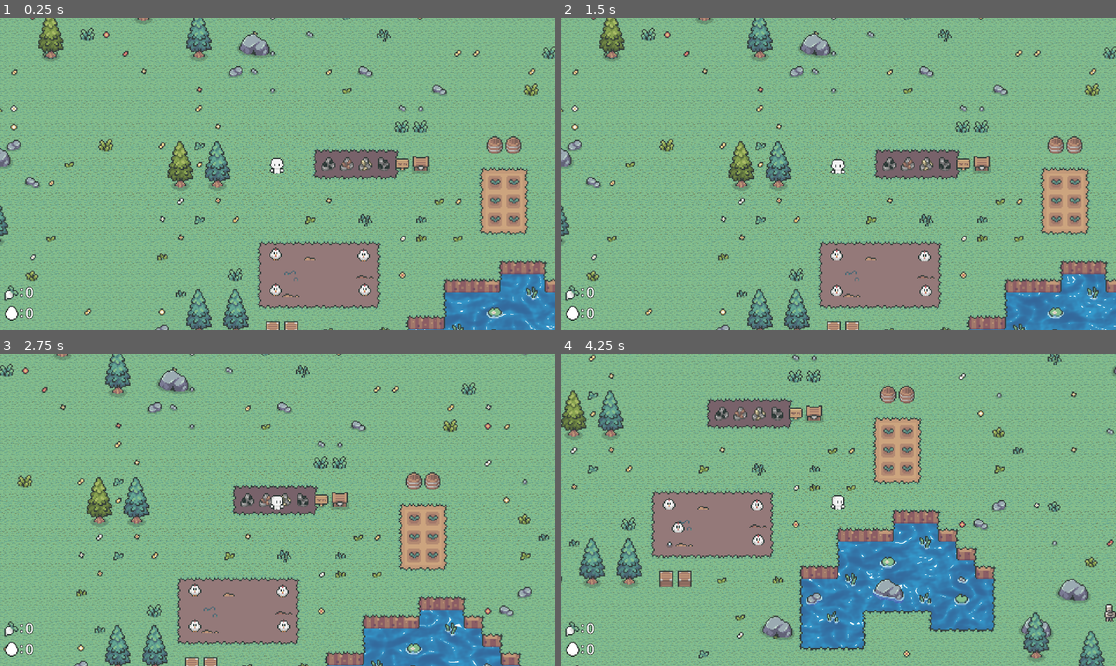
Above: before the commit, frames 1-4 (two rows, left to right).
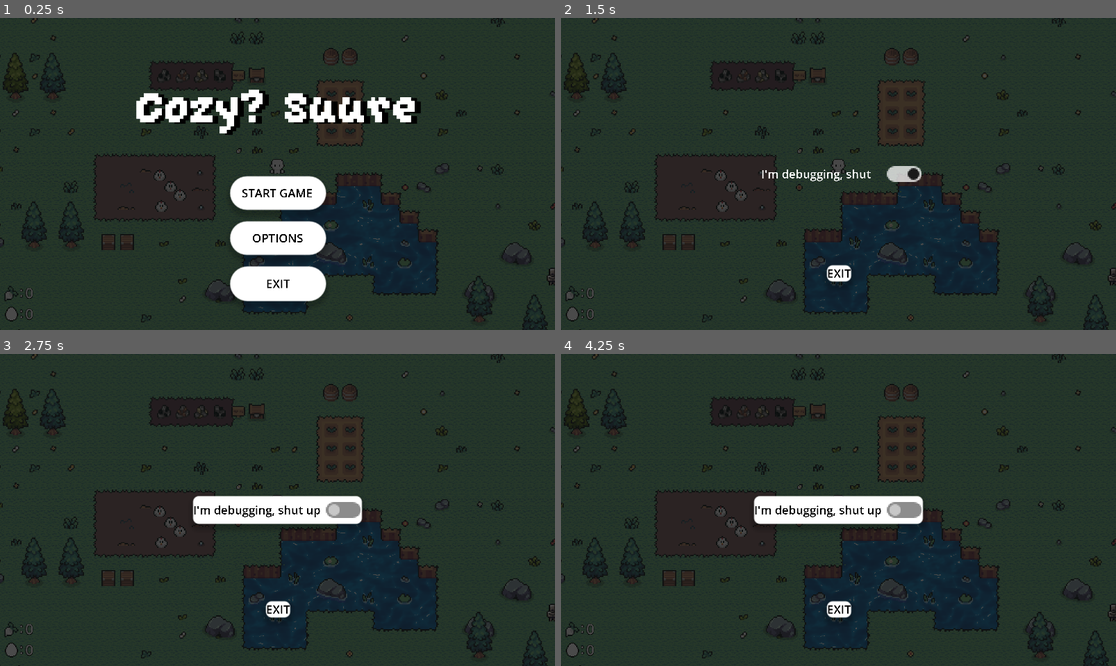
Above: after the commit, the same moments.

Repository: Lord-of-Madness/GameJam2024
Game: Godot game, scene res://Scenes/main_menu.tscn
Two runs of this game, one before a commit and one after it. Both use one fixed random seed, a clock stepped at 60 frames per second and the inputs below. Before the commit the project starts from res://Scenes/main_game.tscn. The engine's default icon, where the game draws it, is replaced by a stand-in: a white triangle on a blue panel in a dark square.
Inputs (mouse positions are in pixels of both pictures, inside the frame that each line leads up to):
- Up to frame 1 (0.25 s): no input
- Up to frame 2 (1.5 s): click (838, 239) at 0.5 s, where only the run after the commit has a clickable "OPTIONS"; click (838, 174) at 1.25 s, where only the run after the commit has a clickable "I'm debugging, shut up"
- Up to frame 3 (2.75 s): tap Enter at 2 s; move the mouse to (399, 494) at 2.02 s; hold D (right) from 2.03 s (still down); hold Right mouse button (Aim) from 2.03 s (still down); click (399, 494) at 2.17 s
- Up to frame 4 (4.25 s): move the mouse to (727, 525) at 2.77 s; release D (right) at 2.78 s; release Right mouse button (Aim) at 2.78 s; hold S (down) 2.78-3.53 s; click (727, 525) at 2.85 s; move the mouse to (894, 441) at 3.52 s; hold D (right) from 3.53 s (still down); hold E (interact) from 3.53 s (still down)

The runs differ from the first frame. In frame 1, 98% of the frame differs, in the area x 0-100%, y 0-100%; in frame 2, 98%; in frame 3, 99%; in frame 4, 99%.

Commit message:
main menu + options menu + changed background music to autoload manager

Diff:
--- a/Scenes/Menu.tscn
+++ /dev/null
@@ -1,64 +0,0 @@
-[gd_scene format=3 uid="uid://biduocxnqdvun"]
-
-[node name="Node" type="Node"]
-
-[node name="Map" type="Node2D" parent="."]
-
-[node name="Control" type="Control" parent="."]
-layout_mode = 3
-anchors_preset = 15
-anchor_right = 1.0
-anchor_bottom = 1.0
-grow_horizontal = 2
-grow_vertical = 2
-
-[node name="MainMenu" type="Control" parent="Control"]
-layout_mode = 1
-anchors_preset = 15
-anchor_right = 1.0
-anchor_bottom = 1.0
-grow_horizontal = 2
-grow_vertical = 2
-
-[node name="ButtonCampaign" type="Button" parent="Control/MainMenu"]
-layout_mode = 0
-anchor_left = 0.1
-anchor_top = 0.229667
-anchor_right = 0.4
-anchor_bottom = 0.38
-text = "Campaign"
-
-[node name="ButtonChapters" type="Button" parent="Control/MainMenu"]
-layout_mode = 1
-anchors_preset = -1
-anchor_left = 0.1
-anchor_top = 0.411
-anchor_right = 0.4
-anchor_bottom = 0.55
-text = "Chapters"
-
-[node name="ButtonSettings" type="Button" parent="Control/MainMenu"]
-layout_mode = 1
-anchors_preset = -1
-anchor_left = 0.1
-anchor_top = 0.591
-anchor_right = 0.4
-anchor_bottom = 0.727
-text = "Settings"
-
-[node name="ButtonExit" type="Button" parent="Control/MainMenu"]
-layout_mode = 1
-anchors_preset = -1
-anchor_left = 0.1
-anchor_top = 0.817
-anchor_right = 0.4
-anchor_bottom = 0.95
-text = "Exit Game"
-
-[node name="Label" type="Label" parent="Control/MainMenu"]
-layout_mode = 0
-anchor_left = 0.75
-anchor_top = 0.9
-anchor_right = 0.976563
-anchor_bottom = 0.968333
-text = "v_0.0.1"
--- /dev/null
+++ b/Scenes/Options_menu.tscn
@@ -0,0 +1,143 @@
+[gd_scene load_steps=12 format=3 uid="uid://cq63i5swnbhmh"]
+
+[ext_resource type="Texture2D" uid="uid://ciwjaxcwbc8sb" path="res://Art/menu_background1.png" id="1_3p160"]
+[ext_resource type="Script" path="res://Scenes/options_menu.gd" id="1_jt3io"]
+
+[sub_resource type="StyleBoxTexture" id="StyleBoxTexture_i7qqk"]
+texture = ExtResource("1_3p160")
+modulate_color = Color(0.290196, 0.290196, 0.290196, 1)
+
+[sub_resource type="StyleBoxEmpty" id="StyleBoxEmpty_ounrd"]
+
+[sub_resource type="StyleBoxFlat" id="StyleBoxFlat_aksjy"]
+bg_color = Color(0.721569, 0.721569, 0.721569, 1)
+corner_radius_top_left = 5
+corner_radius_top_right = 5
+corner_radius_bottom_right = 5
+corner_radius_bottom_left = 5
+shadow_color = Color(0, 0, 0, 0.203922)
+shadow_size = 5
+shadow_offset = Vector2(0, 3.41)
+
+[sub_resource type="StyleBoxFlat" id="StyleBoxFlat_msnv7"]
+bg_color = Color(0.45098, 0.45098, 0.45098, 1)
+corner_radius_top_left = 5
+corner_radius_top_right = 5
+corner_radius_bottom_right = 5
+corner_radius_bottom_left = 5
+shadow_color = Color(0, 0, 0, 0.203922)
+shadow_size = 5
+shadow_offset = Vector2(0, 3.41)
+
+[sub_resource type="StyleBoxFlat" id="StyleBoxFlat_5qfhh"]
+bg_color = Color(1, 1, 1, 1)
+corner_radius_top_left = 5
+corner_radius_top_right = 5
+corner_radius_bottom_right = 5
+corner_radius_bottom_left = 5
+shadow_color = Color(0, 0, 0, 0.203922)
+shadow_size = 5
+shadow_offset = Vector2(0, 3.41)
+
+[sub_resource type="StyleBoxEmpty" id="StyleBoxEmpty_2txnr"]
+
+[sub_resource type="StyleBoxFlat" id="StyleBoxFlat_uoyqj"]
+bg_color = Color(0.720467, 0.720468, 0.720467, 1)
+corner_radius_top_left = 16
+corner_radius_top_right = 16
+corner_radius_bottom_right = 16
+corner_radius_bottom_left = 16
+shadow_color = Color(0, 0, 0, 0.203922)
+shadow_size = 5
+shadow_offset = Vector2(0, 3.41)
+
+[sub_resource type="StyleBoxFlat" id="StyleBoxFlat_4cnhb"]
+bg_color = Color(0.450648, 0.450648, 0.450648, 1)
+corner_radius_top_left = 16
+corner_radius_top_right = 16
+corner_radius_bottom_right = 16
+corner_radius_bottom_left = 16
+shadow_color = Color(0, 0, 0, 0.203922)
+shadow_size = 5
+shadow_offset = Vector2(0, 3.41)
+
+[sub_resource type="StyleBoxFlat" id="StyleBoxFlat_c71y6"]
+bg_color = Color(1, 1, 1, 1)
+corner_radius_top_left = 5
+corner_radius_top_right = 5
+corner_radius_bottom_right = 5
+corner_radius_bottom_left = 5
+shadow_color = Color(0, 0, 0, 0.203922)
+shadow_size = 5
+shadow_offset = Vector2(0, 3.41)
+
+[node name="OptionsMenu" type="Control"]
+layout_mode = 3
+anchors_preset = 15
+anchor_right = 1.0
+anchor_bottom = 1.0
+grow_horizontal = 2
+grow_vertical = 2
+script = ExtResource("1_jt3io")
+
+[node name="Panel" type="Panel" parent="."]
+layout_mode = 1
+anchors_preset = 15
+anchor_right = 1.0
+anchor_bottom = 1.0
+grow_horizontal = 2
+grow_vertical = 2
+theme_override_styles/panel = SubResource("StyleBoxTexture_i7qqk")
+
+[node name="CheckButton" type="CheckButton" parent="."]
+layout_mode = 1
+anchors_preset = 8
+anchor_left = 0.5
+anchor_top = 0.5
+anchor_right = 0.5
+anchor_bottom = 0.5
+offset_left = -73.0
+offset_top = -12.0
+offset_right = 73.0
+offset_bottom = 12.0
+grow_horizontal = 2
+grow_vertical = 2
+theme_override_colors/font_hover_color = Color(0, 0, 0, 1)
+theme_override_colors/font_pressed_color = Color(0, 0, 0, 1)
+theme_override_colors/font_focus_color = Color(0, 0, 0, 1)
+theme_override_colors/font_color = Color(0, 0, 0, 1)
+theme_override_font_sizes/font_size = 10
+theme_override_styles/focus = SubResource("StyleBoxEmpty_ounrd")
+theme_override_styles/hover = SubResource("StyleBoxFlat_aksjy")
+theme_override_styles/pressed = SubResource("StyleBoxFlat_msnv7")
+theme_override_styles/normal = SubResource("StyleBoxFlat_5qfhh")
+text = "I'm debugging, shut up"
+
+[node name="Button3" type="Button" parent="."]
+layout_mode = 1
+anchors_preset = 8
+anchor_left = 0.5
+anchor_top = 0.5
+anchor_right = 0.5
+anchor_bottom = 0.5
+offset_left = -10.5
+offset_top = 79.0
+offset_right = 10.5
+offset_bottom = 93.0
+grow_horizontal = 2
+grow_vertical = 2
+size_flags_vertical = 3
+theme_override_colors/font_hover_color = Color(0, 0, 0, 1)
+theme_override_colors/font_pressed_color = Color(0, 0, 0, 1)
+theme_override_colors/font_focus_color = Color(0, 0, 0, 1)
+theme_override_colors/font_color = Color(0, 0, 0, 1)
+theme_override_font_sizes/font_size = 10
+theme_override_styles/focus = SubResource("StyleBoxEmpty_2txnr")
+theme_override_styles/hover = SubResource("StyleBoxFlat_uoyqj")
+theme_override_styles/pressed = SubResource("StyleBoxFlat_4cnhb")
+theme_override_styles/normal = SubResource("StyleBoxFlat_c71y6")
+text = "EXIT"
+
+[connection signal="pressed" from="CheckButton" to="." method="_on_check_button_pressed"]
+[connection signal="toggled" from="CheckButton" to="." method="_on_check_button_toggled"]
+[connection signal="pressed" from="Button3" to="." method="_on_button_3_pressed"]
--- a/Scenes/main_game.gd
+++ b/Scenes/main_game.gd
@@ -5,9 +5,6 @@
 @onready var time:Timer = $Timer
 @export var daylenght = 10
 @export var nigthlenght = 10
-@onready var nighttheme = $NightStreamPlayer
-@onready var daytheme = $DayStreamPlayer
-@export var shutupIamDebugging = false
 
 @onready var grassShader:Shader = preload("res://Scenes/Grass.gdshader")
 @onready var bloodgrassShader:Shader = preload("res://Shaders/BloodGrass.gdshader")
@@ -27,20 +24,11 @@
 	time.wait_time = daylenght
 	time.timeout.connect(swapCycle)
 	time.start()
-	if not shutupIamDebugging:
-		daytheme.play()
 
 func revive_player():
 	%BaseCharacter.position = $SpawnPoint.position
 
 func night_begins():
-	if not shutupIamDebugging:
-		var tween = create_tween()
-		tween.tween_property(daytheme,"volume_db",-20,1)
-		tween.tween_callback(func():
-			daytheme.stop()
-			nighttheme.play())
-		tween.tween_property(nighttheme,"volume_db",0,1)
 	var twenn = create_tween()
 	twenn.tween_property(Progress,"offset_top",7,1.5)
 	twenn.parallel()
@@ -53,14 +41,6 @@
 
 
 func day_begins():
-	if not shutupIamDebugging:
-		var tween = create_tween()
-		tween.tween_property(nighttheme,"volume_db",-20,1)
-		tween.tween_callback(func():
-			nighttheme.stop()
-			daytheme.play())
-		tween.tween_property(daytheme,"volume_db",0,1)
-
 	var twenn = create_tween()
 	twenn.tween_property(Progress,"offset_top",-37,1.5)
 	twenn.parallel()
@@ -72,6 +52,7 @@
 
 func swapCycle():
 	get_node("CanvasLayer/Control/CycleAnnouncement").change_text(!day)
+	MusicManager.swap_music(day)
 	if day:
 		day = false
 		night_begins()
--- a/Scenes/main_game.tscn
+++ b/Scenes/main_game.tscn
@@ -6,15 +6,12 @@
 [ext_resource type="PackedScene" uid="uid://dq6udp3vcaey" path="res://Scenes/UI/UI.tscn" id="7_sy8uy"]
 [ext_resource type="PackedScene" uid="uid://bwbscfbgtifl4" path="res://Characters/Base_character.tscn" id="9_kdaui"]
 [ext_resource type="PackedScene" uid="uid://dllvdr44qyxyh" path="res://Scenes/Dark.tscn" id="9_ryj1b"]
-[ext_resource type="AudioStream" uid="uid://sorb7g8ybcy6" path="res://Art/Music/Night-theme.mp3" id="10_4m1tr"]
 [ext_resource type="PackedScene" uid="uid://dxgi03e2xappr" path="res://Scenes/chicken_area.tscn" id="10_pp1n8"]
-[ext_resource type="AudioStream" uid="uid://da7x66qerfu3a" path="res://Art/Music/Day-theme.mp3" id="11_gexmh"]
 [ext_resource type="PackedScene" uid="uid://dbhjsvqgn4mg2" path="res://Scenes/Crop.tscn" id="14_1rs3x"]
 
 [node name="Main game" type="Node2D"]
 y_sort_enabled = true
 script = ExtResource("1_4f8sh")
-shutupIamDebugging = true
 
 [node name="Map" parent="." instance=ExtResource("1_a3im0")]
 position = Vector2(109, 44)
@@ -35,12 +32,6 @@
 
 [node name="BaseCharacter" parent="." groups=["Player"] instance=ExtResource("9_kdaui")]
 unique_name_in_owner = true
-
-[node name="NightStreamPlayer" type="AudioStreamPlayer" parent="."]
-stream = ExtResource("10_4m1tr")
-
-[node name="DayStreamPlayer" type="AudioStreamPlayer" parent="."]
-stream = ExtResource("11_gexmh")
 
 [node name="CanvasLayer" parent="." instance=ExtResource("7_sy8uy")]
 
--- /dev/null
+++ b/Scenes/main_menu.gd
@@ -0,0 +1,13 @@
+extends Control
+
+
+func _on_start_pressed() -> void:
+	get_tree().change_scene_to_file("res://Scenes/main_game.tscn")
+
+
+func _on_options_pressed() -> void:
+	get_tree().change_scene_to_file("res://Scenes/Options_menu.tscn")
+
+
+func _on_exit_pressed() -> void:
+	get_tree().quit()
--- /dev/null
+++ b/Scenes/main_menu.tscn
@@ -0,0 +1,141 @@
+[gd_scene load_steps=9 format=3 uid="uid://dc68wcwpvvklx"]
+
+[ext_resource type="Script" path="res://Scenes/main_menu.gd" id="1_1ivny"]
+[ext_resource type="Texture2D" uid="uid://ciwjaxcwbc8sb" path="res://Art/menu_background1.png" id="1_ya4ks"]
+[ext_resource type="FontFile" uid="uid://byiekv3l2w3lw" path="res://Art/Fonts/GrapeSoda.ttf" id="2_i71uw"]
+
+[sub_resource type="StyleBoxTexture" id="StyleBoxTexture_pdj8m"]
+texture = ExtResource("1_ya4ks")
+modulate_color = Color(0.288518, 0.288518, 0.288518, 1)
+
+[sub_resource type="StyleBoxEmpty" id="StyleBoxEmpty_yio37"]
+
+[sub_resource type="StyleBoxFlat" id="StyleBoxFlat_ak1vb"]
+bg_color = Color(0.720467, 0.720468, 0.720467, 1)
+corner_radius_top_left = 16
+corner_radius_top_right = 16
+corner_radius_bottom_right = 16
+corner_radius_bottom_left = 16
+shadow_color = Color(0, 0, 0, 0.203922)
+shadow_size = 5
+shadow_offset = Vector2(0, 3.41)
+
+[sub_resource type="StyleBoxFlat" id="StyleBoxFlat_sqshh"]
+bg_color = Color(0.450648, 0.450648, 0.450648, 1)
+corner_radius_top_left = 16
+corner_radius_top_right = 16
+corner_radius_bottom_right = 16
+corner_radius_bottom_left = 16
+shadow_color = Color(0, 0, 0, 0.203922)
+shadow_size = 5
+shadow_offset = Vector2(0, 3.41)
+
+[sub_resource type="StyleBoxFlat" id="StyleBoxFlat_xca8m"]
+bg_color = Color(1, 1, 1, 1)
+corner_radius_top_left = 16
+corner_radius_top_right = 16
+corner_radius_bottom_right = 16
+corner_radius_bottom_left = 16
+shadow_color = Color(0, 0, 0, 0.203922)
+shadow_size = 5
+shadow_offset = Vector2(0, 3.41)
+
+[node name="MainMenu" type="Control"]
+layout_mode = 3
+anchors_preset = 15
+anchor_right = 1.0
+anchor_bottom = 1.0
+grow_horizontal = 2
+grow_vertical = 2
+script = ExtResource("1_1ivny")
+
+[node name="Panel" type="Panel" parent="."]
+layout_mode = 1
+anchors_preset = 15
+anchor_right = 1.0
+anchor_bottom = 1.0
+grow_horizontal = 2
+grow_vertical = 2
+theme_override_styles/panel = SubResource("StyleBoxTexture_pdj8m")
+
+[node name="VBoxContainer" type="VBoxContainer" parent="."]
+layout_mode = 1
+anchors_preset = 8
+anchor_left = 0.5
+anchor_top = 0.5
+anchor_right = 0.5
+anchor_bottom = 0.5
+offset_left = -41.0
+offset_top = 2.0
+offset_right = 42.0
+offset_bottom = 110.0
+grow_horizontal = 2
+grow_vertical = 2
+theme_override_constants/separation = 10
+
+[node name="Button" type="Button" parent="VBoxContainer"]
+layout_mode = 2
+size_flags_vertical = 3
+theme_override_colors/font_hover_color = Color(0, 0, 0, 1)
+theme_override_colors/font_pressed_color = Color(0, 0, 0, 1)
+theme_override_colors/font_focus_color = Color(0, 0, 0, 1)
+theme_override_colors/font_color = Color(0, 0, 0, 1)
+theme_override_font_sizes/font_size = 10
+theme_override_styles/focus = SubResource("StyleBoxEmpty_yio37")
+theme_override_styles/hover = SubResource("StyleBoxFlat_ak1vb")
+theme_override_styles/pressed = SubResource("StyleBoxFlat_sqshh")
+theme_override_styles/normal = SubResource("StyleBoxFlat_xca8m")
+text = "START GAME"
+
+[node name="Button2" type="Button" parent="VBoxContainer"]
+layout_mode = 2
+size_flags_vertical = 3
+theme_override_colors/font_hover_color = Color(0, 0, 0, 1)
+theme_override_colors/font_pressed_color = Color(0, 0, 0, 1)
+theme_override_colors/font_focus_color = Color(0, 0, 0, 1)
+theme_override_colors/font_color = Color(0, 0, 0, 1)
+theme_override_font_sizes/font_size = 10
+theme_override_styles/focus = SubResource("StyleBoxEmpty_yio37")
+theme_override_styles/hover = SubResource("StyleBoxFlat_ak1vb")
+theme_override_styles/pressed = SubResource("StyleBoxFlat_sqshh")
+theme_override_styles/normal = SubResource("StyleBoxFlat_xca8m")
+text = "OPTIONS"
+
+[node name="Button3" type="Button" parent="VBoxContainer"]
+layout_mode = 2
+size_flags_vertical = 3
+theme_override_colors/font_hover_color = Color(0, 0, 0, 1)
+theme_override_colors/font_pressed_color = Color(0, 0, 0, 1)
+theme_override_colors/font_focus_color = Color(0, 0, 0, 1)
+theme_override_colors/font_color = Color(0, 0, 0, 1)
+theme_override_font_sizes/font_size = 10
+theme_override_styles/focus = SubResource("StyleBoxEmpty_yio37")
+theme_override_styles/hover = SubResource("StyleBoxFlat_ak1vb")
+theme_override_styles/pressed = SubResource("StyleBoxFlat_sqshh")
+theme_override_styles/normal = SubResource("StyleBoxFlat_xca8m")
+text = "EXIT"
+
+[node name="Label" type="Label" parent="."]
+layout_mode = 1
+anchors_preset = 8
+anchor_left = 0.5
+anchor_top = 0.5
+anchor_right = 0.5
+anchor_bottom = 0.5
+offset_left = -202.0
+offset_top = -125.0
+offset_right = 202.0
+offset_bottom = 11.0
+grow_horizontal = 2
+grow_vertical = 2
+theme_override_colors/font_shadow_color = Color(0, 0, 0, 1)
+theme_override_constants/shadow_offset_x = 5
+theme_override_fonts/font = ExtResource("2_i71uw")
+theme_override_font_sizes/font_size = 50
+text = "Cozy? Suure"
+horizontal_alignment = 1
+vertical_alignment = 1
+
+[connection signal="pressed" from="VBoxContainer/Button" to="." method="_on_start_pressed"]
+[connection signal="pressed" from="VBoxContainer/Button2" to="." method="_on_options_pressed"]
+[connection signal="pressed" from="VBoxContainer/Button3" to="." method="_on_exit_pressed"]
--- /dev/null
+++ b/Scenes/music_manager.gd
@@ -0,0 +1,45 @@
+extends Node
+
+@onready var nighttheme = $NightStreamPlayer
+@onready var daytheme = $DayStreamPlayer
+
+@export var shutupIamDebugging = false
+
+var is_day: bool = true
+
+func _ready() -> void:
+	if not shutupIamDebugging:
+		daytheme.play()
+
+func _process(delta: float) -> void:
+	if shutupIamDebugging:
+		if is_day:
+			if daytheme.is_playing():
+				daytheme.stop()
+			else:
+				daytheme.play()
+		else:
+			if nighttheme.is_playing():
+				nighttheme.stop()
+			else:
+				nighttheme.play()
+
+func swap_music(day: bool):
+	is_day = day
+	if shutupIamDebugging: return
+	var tween = create_tween()
+
+	# Night
+	if day:
+		tween.tween_property(daytheme,"volume_db",-20,1)
+		tween.tween_callback(func():
+			daytheme.stop()
+			nighttheme.play())
+		tween.tween_property(nighttheme,"volume_db",0,1)
+	# Day
+	else:
+		tween.tween_property(nighttheme,"volume_db",-20,1)
+		tween.tween_callback(func():
+			nighttheme.stop()
+			daytheme.play())
+		tween.tween_property(daytheme,"volume_db",0,1)
--- /dev/null
+++ b/Scenes/music_manager.tscn
@@ -0,0 +1,14 @@
+[gd_scene load_steps=4 format=3 uid="uid://c4pev327s8gxj"]
+
+[ext_resource type="Script" path="res://Scenes/music_manager.gd" id="1_do5kn"]
+[ext_resource type="AudioStream" uid="uid://sorb7g8ybcy6" path="res://Art/Music/Night-theme.mp3" id="1_uj56k"]
+[ext_resource type="AudioStream" uid="uid://da7x66qerfu3a" path="res://Art/Music/Day-theme.mp3" id="2_q66l1"]
+
+[node name="MusicManager" type="Node"]
+script = ExtResource("1_do5kn")
+
+[node name="NightStreamPlayer" type="AudioStreamPlayer" parent="."]
+stream = ExtResource("1_uj56k")
+
+[node name="DayStreamPlayer" type="AudioStreamPlayer" parent="."]
+stream = ExtResource("2_q66l1")
--- /dev/null
+++ b/Scenes/options_menu.gd
@@ -0,0 +1,12 @@
+extends Control
+
+
+func _on_check_button_toggled(toggled_on: bool) -> void:
+	if toggled_on:
+		MusicManager.shutupIamDebugging = true
+	else:
+		MusicManager.shutupIamDebugging = false
+
+
+func _on_button_3_pressed() -> void:
+	get_tree().change_scene_to_file("res://Scenes/main_menu.tscn")
--- a/project.godot
+++ b/project.godot
@@ -11,7 +11,7 @@
 [application]
 
 config/name="GameJam2024"
-run/main_scene="res://Scenes/main_game.tscn"
+run/main_scene="res://Scenes/main_menu.tscn"
 config/features=PackedStringArray("4.3", "Forward Plus")
 config/icon="res://icon.svg"
 
@@ -19,6 +19,7 @@
 
 PlayerData="*res://Scripts/PlayerData.gd"
 InteractionManager="*res://Scenes/InteractionManager.tscn"
+MusicManager="*res://Scenes/music_manager.tscn"
 
 [display]
 
Binary file added: Art/Fonts/GrapeSoda.ttf
Binary file added: Art/menu_background1.png
Not shown: 1 places in Characters/Base_character.tscn that only renumber resources
Not shown: 1 places in Scenes/main_game.tscn that only renumber resources
Not shown, added: Scenes/Opt885D.tmp
Not shown, added: Scenes/OptB837.tmp
